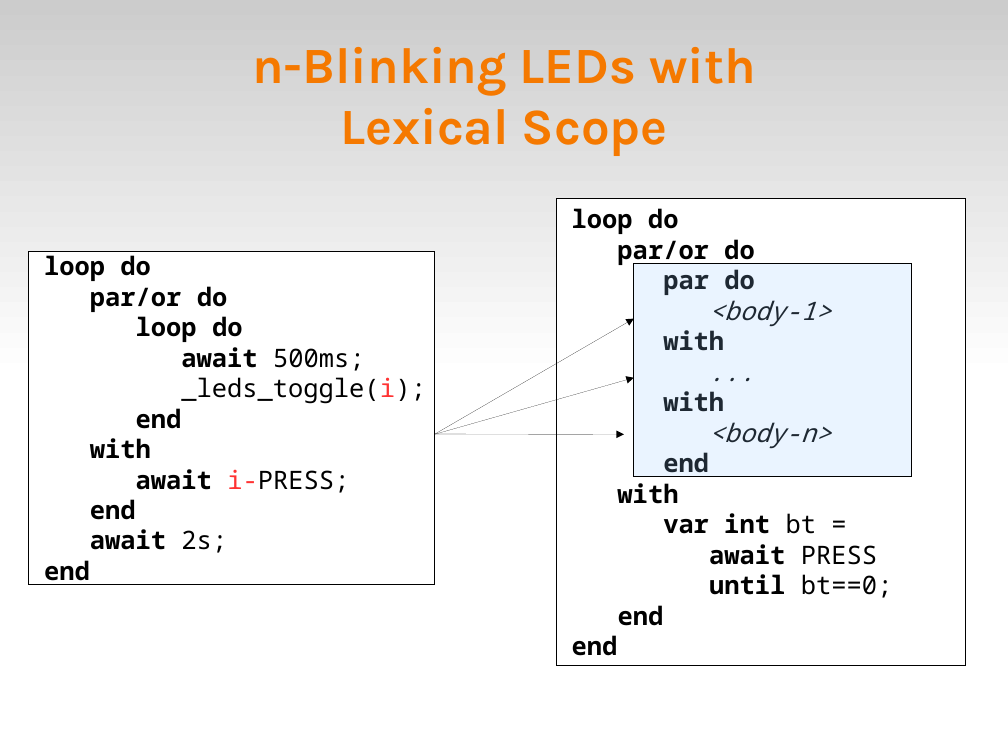
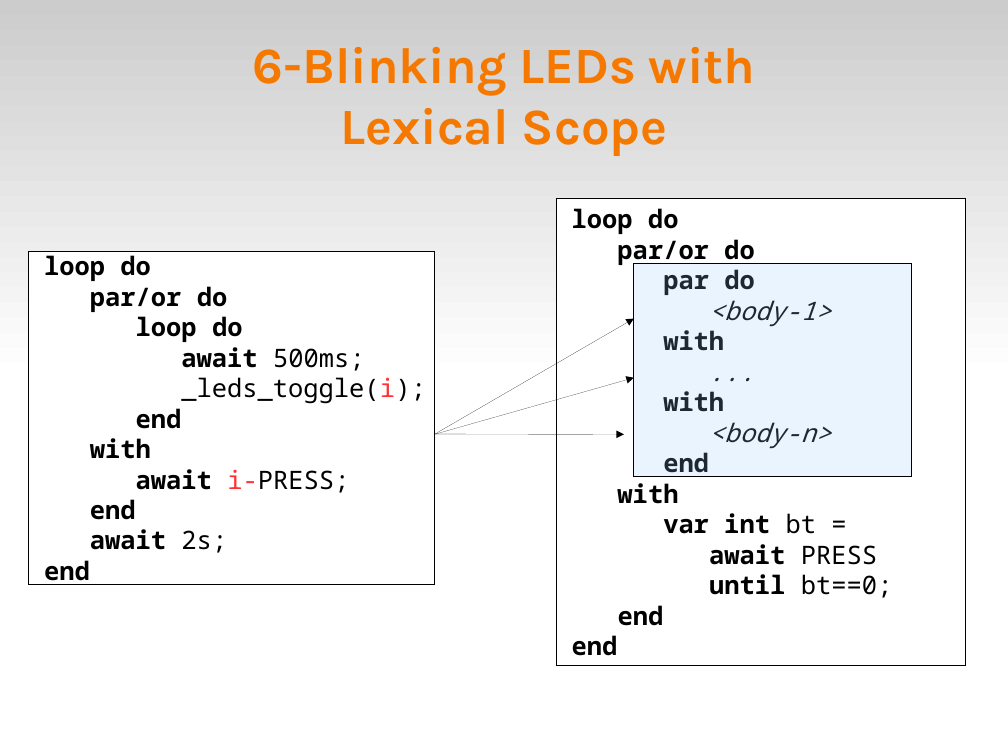
Before and after one commit to fsantanna-no/ceu-docs, a slide deck: slide 14 of ceu_edl.odp. Drawn at 1008x756 pixels with LibreOffice and Linux fonts; fonts in the diff are those of the drawing. Boxes give left, top, right and bottom in pixels: in the first picture for what was removed or moved away, otherwise in the second. Text is boxed around its words. In the diff, an @@ line names an element or a change of style, - is before the commit and + after.

```diff
--- a/ceu_edl.odp
+++ b/ceu_edl.odp
@@ title at (252,47,756,156): text changed @@
-n-Blinking LEDs with
-Lexical Scope
+6-Blinking LEDs with
+Lexical Scope
```
Also in this commit, not shown: 4 other slides changed, 1 slide added.
